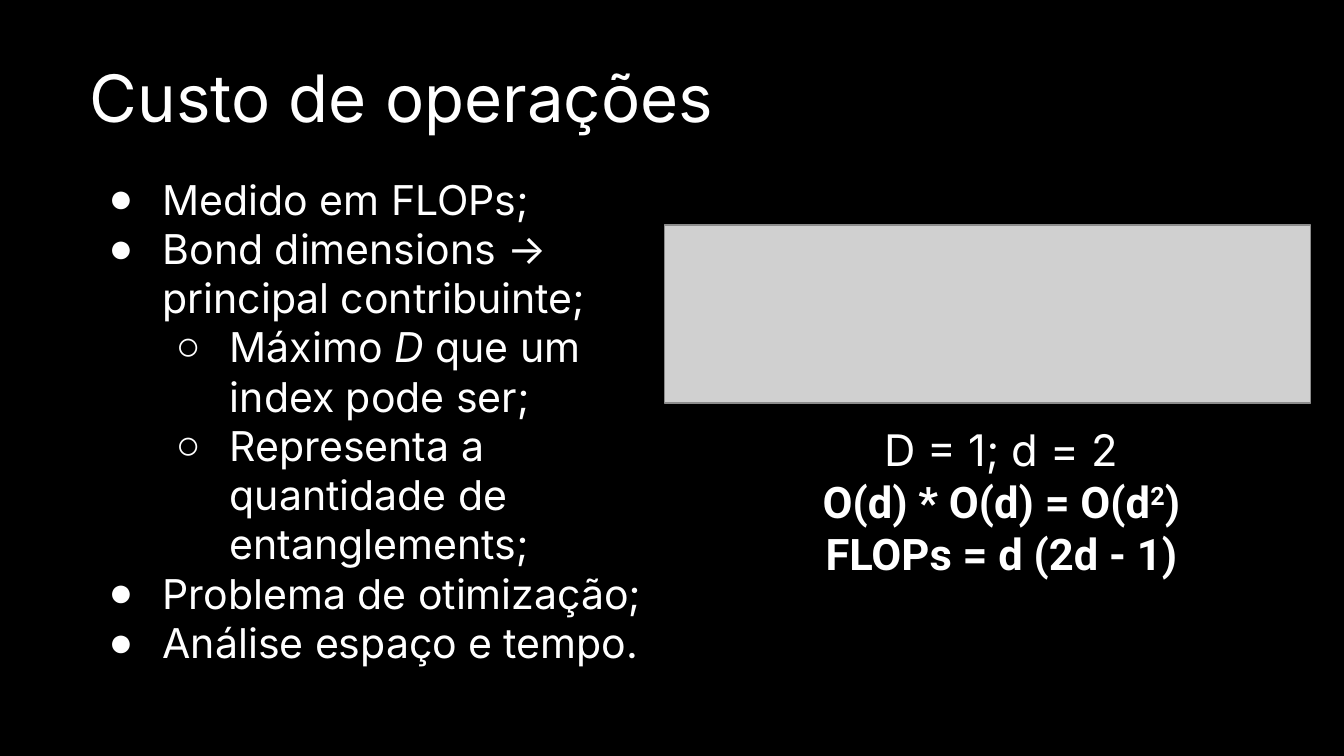
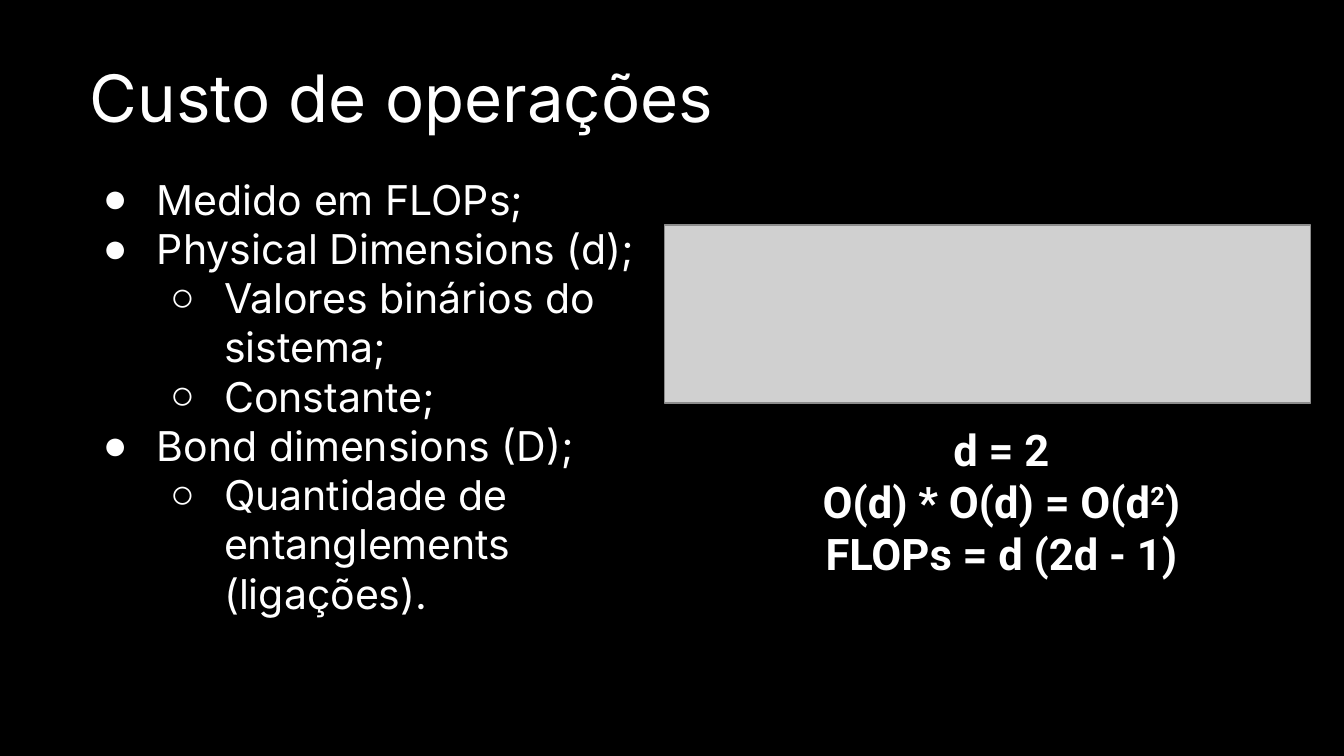
Before and after one commit to Dpbm/mestrado-aulas, a slide deck: slide 9 of algoritmos/projeto-seminario/Seminário.pptx (slide 17 before the commit). Drawn at 1344x756 pixels with LibreOffice and Linux fonts; fonts in the diff are those of the drawing; grey boxes stand for pictures. Boxes give left, top, right and bottom in pixels: in the first picture for what was removed or moved away, otherwise in the second. Text is boxed around its words. In the diff, an @@ line names an element or a change of style, - is before the commit and + after.

```diff
--- a/algoritmos/projeto-seminario/Seminário.pptx
+++ b/algoritmos/projeto-seminario/Seminário.pptx
@@ text at bbox=[157, 232, 634, 618]: text changed @@
-● Bond dimensions -> principal contribuinte;
-  ○ Máximo D que um index pode ser;
-  ○ Representa a quantidade de entanglements;
-● Problema de otimização;
-● Análise espaço e tempo.
+● Physical Dimensions (d);
+  ○ Valores binários do sistema;
+  ○ Constante;
+● Bond dimensions (D);
+  ○ Quantidade de entanglements (ligações).
@@ text at bbox=[953, 433, 1049, 467]: text changed; font Inter to Roboto; bold on @@
-D = 1; d = 2
+d = 2
```
Also in this commit, not shown: 17 other slides changed, 1 slide added, 15 slides removed, 6 other files.
